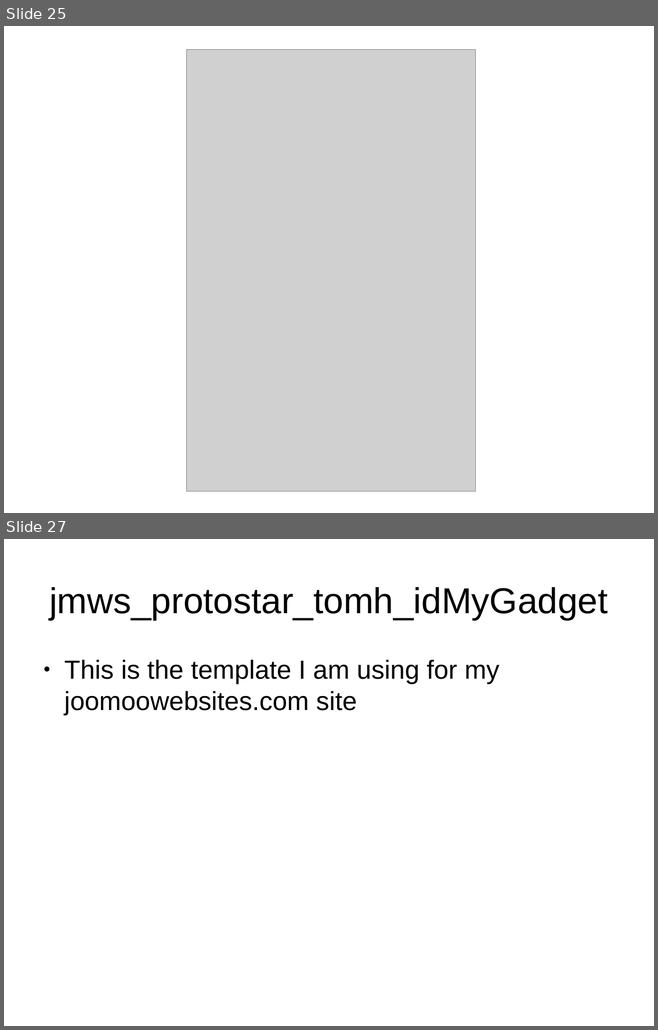
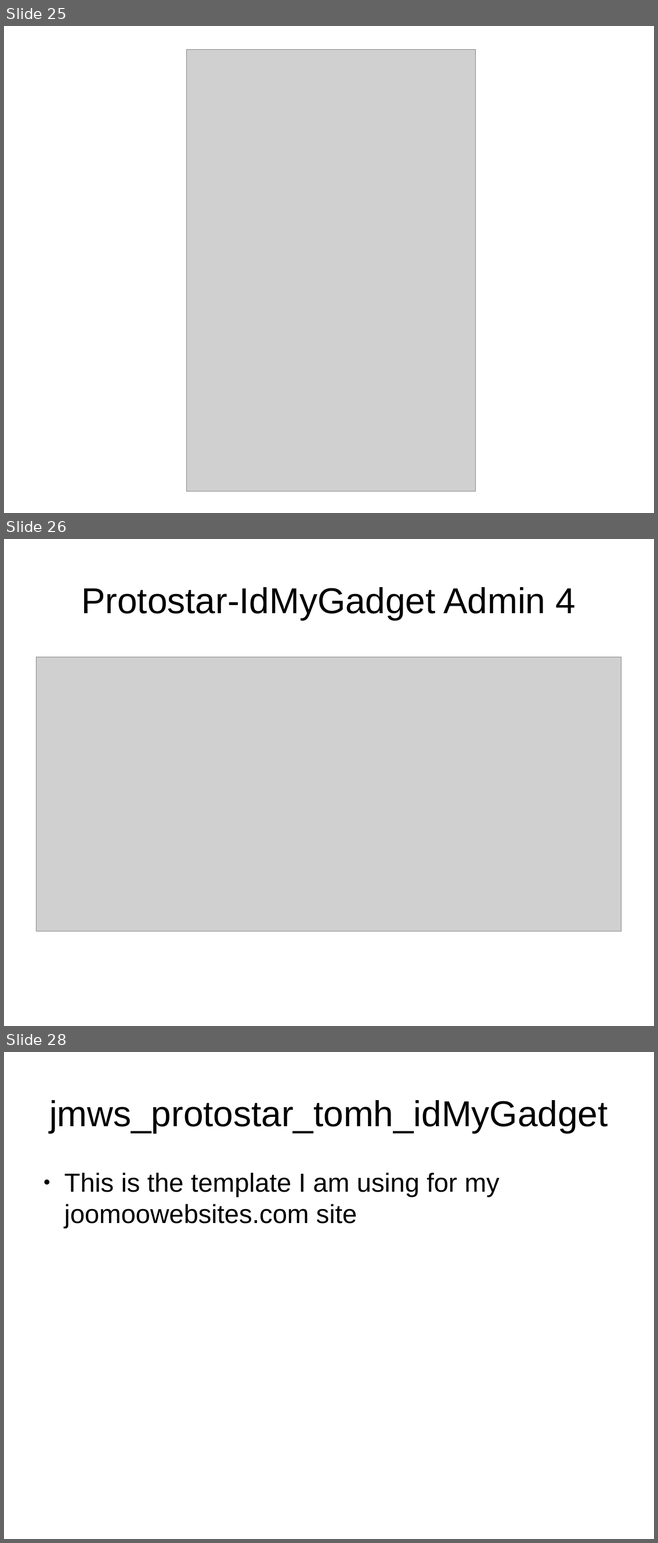
Before and after one commit to tomwhartung/jmws_accoutrements, a slide deck: presentations/2015_09-Joomla/Device_Detection-In_Protostar_and_Beez3.odp. Shown one above the other, each under a label of ours: slides 25 and 27 before the commit, slides 25, 26 and 28 after it; the slides between them are not shown. The pictures are 658x1030 and 658x1543 pixels, drawn with LibreOffice and Linux fonts; fonts in the diff are those of the drawing; grey boxes stand for pictures. Boxes give left, top, right and bottom in pixels: in the first picture for what was removed or moved away, otherwise in the second. Text is boxed around its words. In the diff, an @@ line names an element or a change of style, - is before the commit and + after.

```diff
--- a/presentations/2015_09-Joomla/Device_Detection-In_Protostar_and_Beez3.odp
+++ b/presentations/2015_09-Joomla/Device_Detection-In_Protostar_and_Beez3.odp
@@ slide 26 added at [4, 539, 654, 1026], background #FFFFFF @@
@@ title added at [81, 587, 576, 620], 44 pt, text #000000 @@
+Protostar-IdMyGadget Admin 4
@@ picture added at [36, 657, 621, 931] @@
@@ what was slide 27 is now slide 28 @@
```
Also in this commit, not shown: 1 slide changed, 3 other slides added, 2 slides removed, 2 other files.
